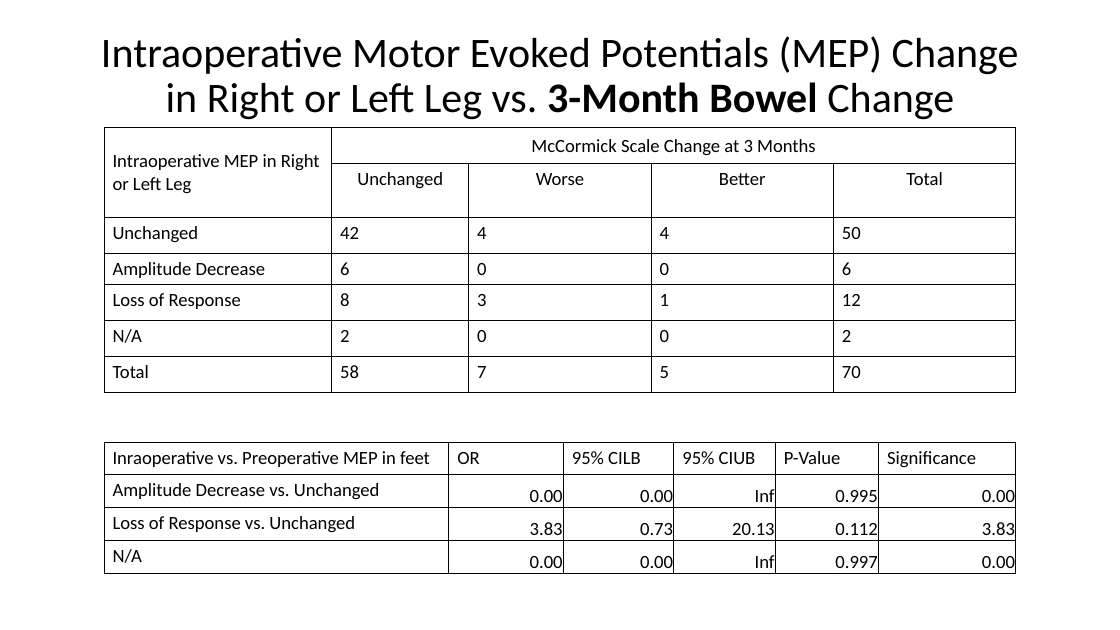
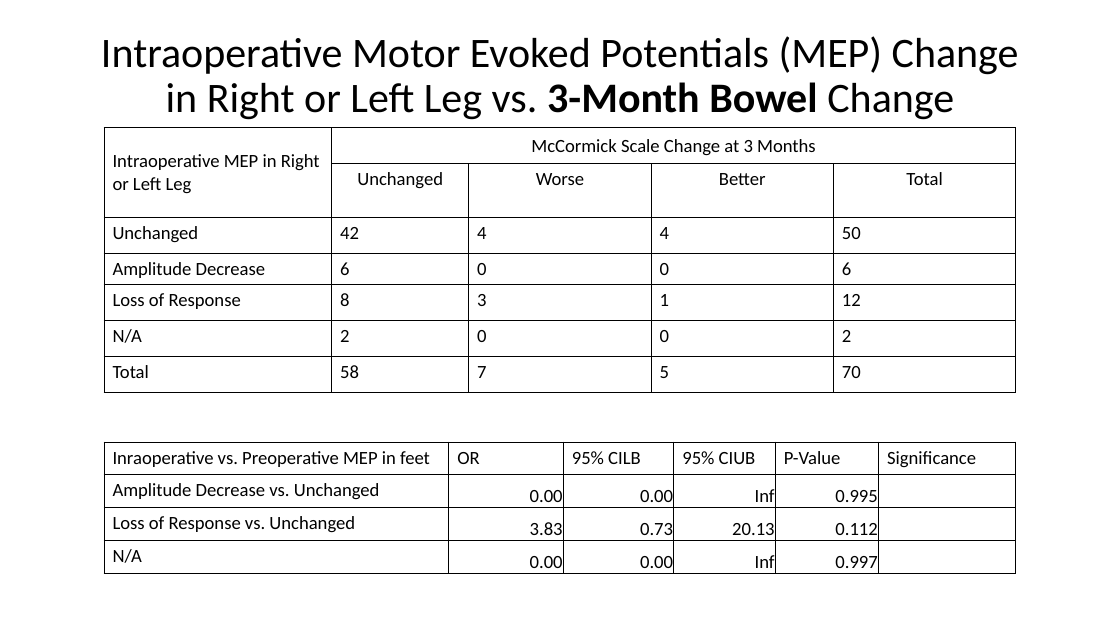
Before and after one commit to sargdavid/gayane_neurophys, a slide deck: slide 21 of output/d_wave_study_v2.pptx. Drawn at 1120x630 pixels with LibreOffice and Linux fonts; fonts in the diff are those of the drawing. Boxes give left, top, right and bottom in pixels: in the first picture for what was removed or moved away, otherwise in the second. Text is boxed around its words. In the diff, an @@ line names an element or a change of style, - is before the commit and + after.

```diff
--- a/output/d_wave_study_v2.pptx
+++ b/output/d_wave_study_v2.pptx
@@ table at (x1=104, y1=442, x2=1016, y2=578) @@
-row 2, column 6: 0.00
+row 2, column 6: 
-row 3, column 6: 3.83
+row 3, column 6: 
-row 4, column 6: 0.00
+row 4, column 6: 
```
Also in this commit, not shown: 9 other slides changed, 19 other files.
